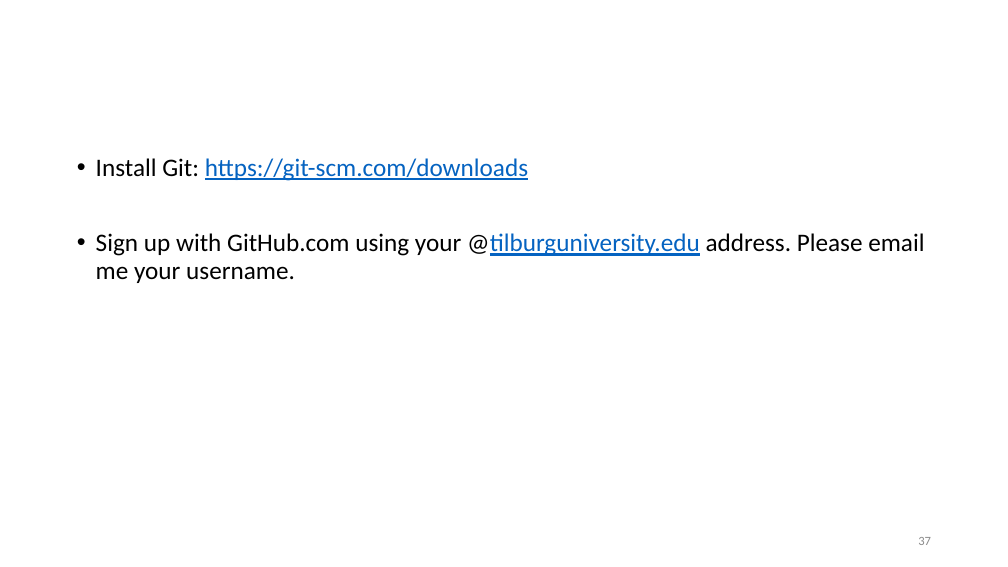
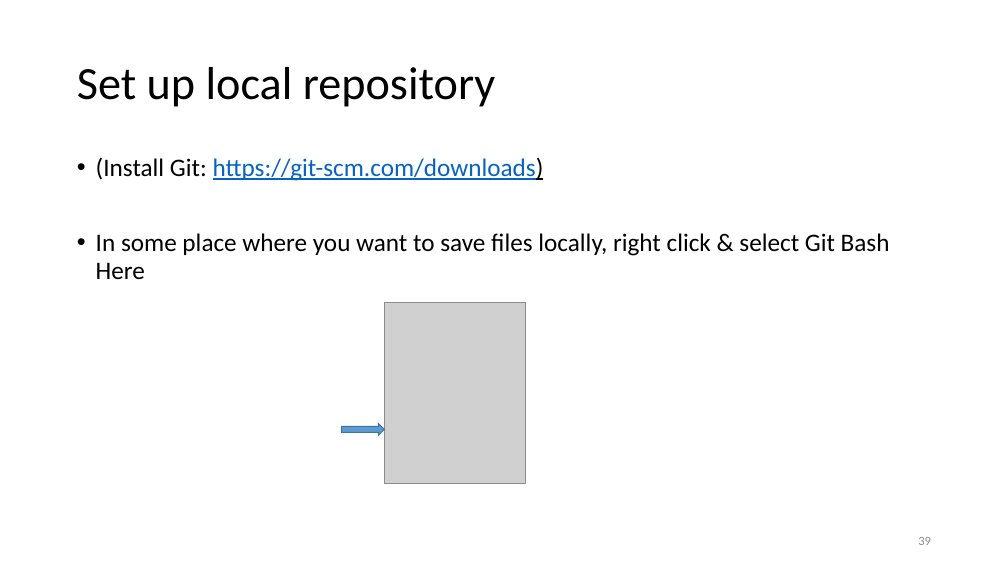
Before and after one commit to gknox79/code_data, a slide deck: slide 39 of Code and Data.pptx (slide 37 before the commit). Drawn at 1008x567 pixels with LibreOffice and Linux fonts; fonts in the diff are those of the drawing; grey boxes stand for pictures. Boxes give left, top, right and bottom in pixels: in the first picture for what was removed or moved away, otherwise in the second. Text is boxed around its words. In the diff, an @@ line names an element or a change of style, - is before the commit and + after.

```diff
--- a/Code and Data.pptx
+++ b/Code and Data.pptx
@@ title added at bbox=[77, 67, 495, 107], 44 pt, text #000000 @@
+Set up local repository
@@ text at bbox=[96, 157, 890, 279]: text changed @@
-• Install Git: https://git-scm.com/downloads
-• Sign up with GitHub.com using your @tilburguniversity.edu address. Please email me your username.
+• (Install Git: https://git-scm.com/downloads)
+• In some place where you want to save files locally, right click & select Git Bash Here
@@ picture added at bbox=[384, 302, 525, 483] @@
@@ right arrow added at bbox=[342, 423, 384, 436], fill #5B9BD5, outline #43739E 1 pt @@
@@ page number at bbox=[918, 537, 931, 545]: text changed @@
-37
+39
```
Also in this commit, not shown: 8 slides added, 1 slide removed.
